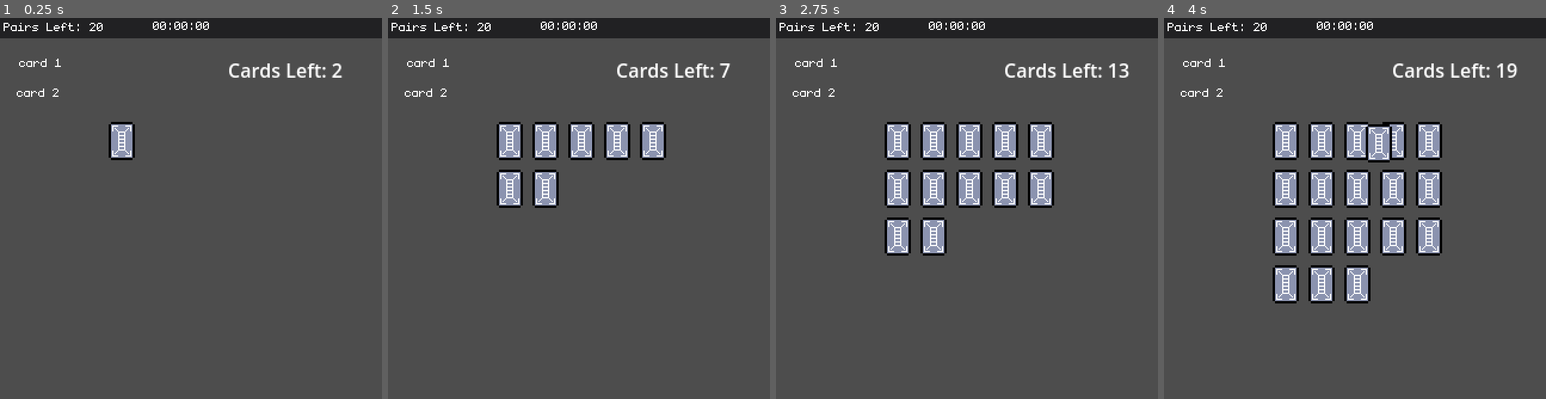
Above: before the commit, frames 1-4 (left to right).
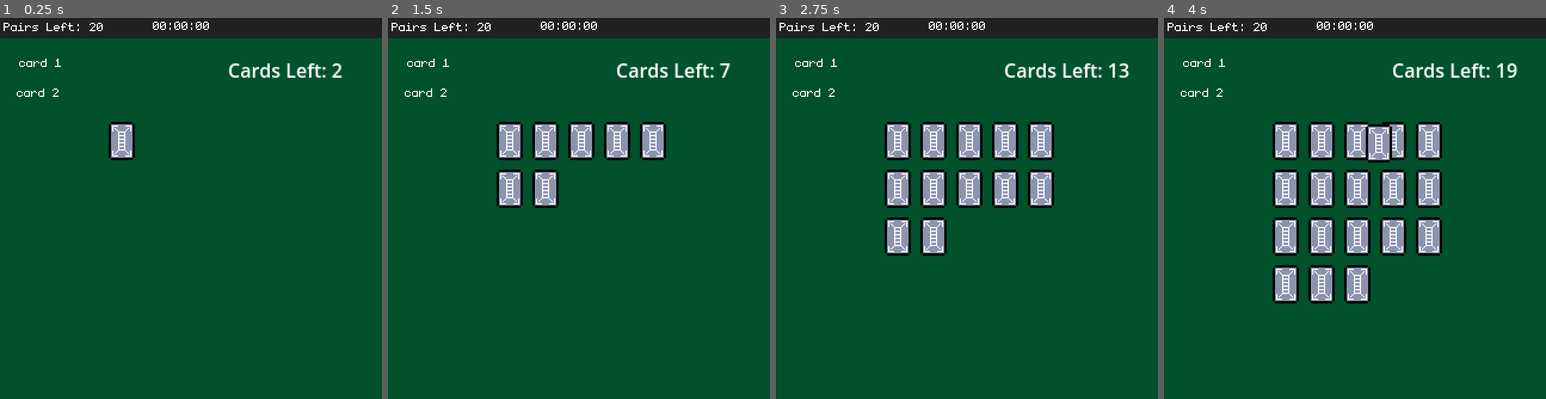
Above: after the commit, the same moments.

Repository: sugarvoid/card-sweeper
Game: Godot game, scene res://game/scene/game.tscn
The game is run twice, just before and just after one commit, with the same random seed, the same clock (stepped at 60 frames per second) and the same inputs. The project has no main scene, so this scene is started directly.
Inputs (mouse positions are in pixels of both pictures, inside the frame that each line leads up to):
- Up to frame 1 (0.25 s): no input
- Up to frame 2 (1.5 s): move the mouse to (510, 139) at 0.52 s; click (510, 139) at 0.67 s; move the mouse to (544, 139) at 1.27 s; click (544, 139) at 1.42 s
- Up to frame 3 (2.75 s): move the mouse to (970, 139) at 2.02 s; click (970, 139) at 2.17 s
- Up to frame 4 (4 s): move the mouse to (1393, 139) at 2.77 s; click (1393, 139) at 2.92 s; move the mouse to (1427, 139) at 3.52 s; click (1427, 139) at 3.67 s

The runs differ from the first frame. In frame 1, 94% of the frame differs, in the area x 0-100%, y 5-100%; in frame 2, 90%; in frame 3, 86%; in frame 4, 82%.

Commit message:
Matching cross removes skull. Add game over

Diff:
--- a/game/scene/game.tscn
+++ b/game/scene/game.tscn
@@ -7,6 +7,27 @@
 [ext_resource type="FontFile" uid="uid://be783p5tfjbfw" path="res://game/asset/monogram.ttf" id="3_8l6uw"]
 [ext_resource type="Texture2D" uid="uid://bmv6bnyn543rx" path="res://game/asset/background.png" id="4_7goxy"]
 
+[sub_resource type="Animation" id="Animation_mcs8q"]
+resource_name = "drop_gameover"
+length = 0.7
+tracks/0/type = "value"
+tracks/0/imported = false
+tracks/0/enabled = true
+tracks/0/path = NodePath("LblGameOver:position")
+tracks/0/interp = 1
+tracks/0/loop_wrap = true
+tracks/0/keys = {
+"times": PackedFloat32Array(0, 0.7),
+"transitions": PackedFloat32Array(1, 1),
+"update": 0,
+"values": [Vector2(51, -72), Vector2(51, 122)]
+}
+
+[sub_resource type="AnimationLibrary" id="AnimationLibrary_5eqx2"]
+_data = {
+"drop_gameover": SubResource("Animation_mcs8q")
+}
+
 [node name="Game" type="Node2D"]
 script = ExtResource("1_4rrcw")
 
@@ -68,8 +89,24 @@
 horizontal_alignment = 1
 vertical_alignment = 1
 
+[node name="LblGameOver" type="Label" parent="HUD"]
+offset_left = 51.0
+offset_top = -72.0
+offset_right = 267.0
+offset_bottom = -21.0
+pivot_offset = Vector2(108, 34)
+theme_override_fonts/font = ExtResource("3_8l6uw")
+theme_override_font_sizes/font_size = 64
+text = "Game Over"
+horizontal_alignment = 1
+
+[node name="AnimationPlayer" type="AnimationPlayer" parent="HUD"]
+libraries = {
+"": SubResource("AnimationLibrary_5eqx2")
+}
+
 [node name="BackGround" type="Sprite2D" parent="."]
-position = Vector2(-309, 184)
+position = Vector2(162, 160)
 scale = Vector2(21.875, 20.9375)
 texture = ExtResource("4_7goxy")
 
@@ -149,95 +186,77 @@
 
 [node name="Card0" parent="CardManager/Cards" instance=ExtResource("1_t8l60")]
 position = Vector2(267, 174)
-card_type = 1
 
 [node name="Card1" parent="CardManager/Cards" instance=ExtResource("1_t8l60")]
 position = Vector2(297, 174)
-card_type = 1
 
 [node name="Card2" parent="CardManager/Cards" instance=ExtResource("1_t8l60")]
 position = Vector2(327, 174)
-card_type = 1
 
 [node name="Card3" parent="CardManager/Cards" instance=ExtResource("1_t8l60")]
 position = Vector2(415, 170)
-card_type = 1
 
 [node name="Card4" parent="CardManager/Cards" instance=ExtResource("1_t8l60")]
 position = Vector2(478, 174)
-card_type = 1
 
 [node name="Card5" parent="CardManager/Cards" instance=ExtResource("1_t8l60")]
 position = Vector2(274, 210)
-card_type = 1
 
 [node name="Card6" parent="CardManager/Cards" instance=ExtResource("1_t8l60")]
 position = Vector2(322, 225)
-card_type = 1
 
 [node name="Card7" parent="CardManager/Cards" instance=ExtResource("1_t8l60")]
 position = Vector2(366, 221)
-card_type = 1
 
 [node name="Card8" parent="CardManager/Cards" instance=ExtResource("1_t8l60")]
 position = Vector2(406, 223)
-card_type = 1
 
 [node name="Card9" parent="CardManager/Cards" instance=ExtResource("1_t8l60")]
 position = Vector2(453, 224)
-card_type = 1
 
 [node name="Card10" parent="CardManager/Cards" instance=ExtResource("1_t8l60")]
 position = Vector2(294, 291)
-card_type = 1
 
 [node name="Card11" parent="CardManager/Cards" instance=ExtResource("1_t8l60")]
 position = Vector2(339, 288)
-card_type = 1
 
 [node name="Card12" parent="CardManager/Cards" instance=ExtResource("1_t8l60")]
 position = Vector2(381, 291)
-card_type = 1
 
 [node name="Card13" parent="CardManager/Cards" instance=ExtResource("1_t8l60")]
 position = Vector2(430, 292)
-card_type = 1
 
 [node name="Card14" parent="CardManager/Cards" instance=ExtResource("1_t8l60")]
 position = Vector2(465, 294)
-card_type = 1
 
 [node name="Card15" parent="CardManager/Cards" instance=ExtResource("1_t8l60")]
 position = Vector2(269, 347)
-card_type = 1
 
 [node name="Card16" parent="CardManager/Cards" instance=ExtResource("1_t8l60")]
 position = Vector2(321, 344)
-card_type = 1
 
 [node name="Card17" parent="CardManager/Cards" instance=ExtResource("1_t8l60")]
 position = Vector2(360, 342)
-card_type = 1
 
 [node name="Card18" parent="CardManager/Cards" instance=ExtResource("1_t8l60")]
 position = Vector2(405, 343)
-card_type = 1
 
 [node name="Card19" parent="CardManager/Cards" instance=ExtResource("1_t8l60")]
 position = Vector2(447, 343)
-card_type = 1
 
 [node name="TmrStartGame" type="Timer" parent="CardManager"]
 
 [node name="LblStart" type="Label" parent="CardManager"]
-offset_left = 119.0
-offset_top = 119.0
-offset_right = 267.0
-offset_bottom = 188.0
+offset_left = 88.0
+offset_top = 118.0
+offset_right = 236.0
+offset_bottom = 162.0
 scale = Vector2(1e-05, 1e-05)
 pivot_offset = Vector2(74, 34)
-theme_override_font_sizes/font_size = 50
+theme_override_fonts/font = ExtResource("3_8l6uw")
+theme_override_font_sizes/font_size = 64
 text = "START"
+horizontal_alignment = 1
 
 [connection signal="timeout" from="CardManager/TmrFlipDelay" to="CardManager" method="_on_tmr_flip_delay_timeout"]
 [connection signal="timeout" from="CardManager/TmrStartGame" to="CardManager" method="_on_tmr_start_game_timeout"]
--- a/game/script/card.gd
+++ b/game/script/card.gd
@@ -4,6 +4,7 @@
 signal was_clicked(c: Card)
 signal remove_me(c: Card)
 signal done_flipping(c: Card)
+
 
 enum CARD_TYPE {
 	A = 1,
@@ -14,30 +15,24 @@
 	CLAEN
 }
 
-@export var card_type: int
+const BACK_FRAME = 0
+
+var card_type: int
 var is_face_showing: bool = false
-
-const BACK_FRAME = 0
 var front_frame: int = 1
 var slot: int
 var board_position: Vector2
 var is_on_board: bool
 
-
-var positions: Array[Vector2] = [
-	Vector2()
-]
-
-
-# Called when the node enters the scene tree for the first time.
 func _ready():
-	setup(card_type)
-	pass # Replace with function body.
+	pass
+	#setup(card_type)
 
 func reset() -> void:
 	self.modulate.a = 225
+	self.is_face_showing = false
+	change_to_back()
 
-# Called every frame. 'delta' is the elapsed time since the previous frame.
 func _process(delta):
 	pass
 
@@ -87,7 +82,6 @@
 		#print(self.card_type)
 		emit_signal("was_clicked", self)
 
-
 func _on_animation_player_animation_finished(anim_name):
 	if anim_name == "fade_away":
 		emit_signal("remove_me", self)
--- a/game/script/card_manager.gd
+++ b/game/script/card_manager.gd
@@ -4,6 +4,7 @@
 signal on_card_amount_change(num: int)
 signal pair_made
 signal card_flipped_over(c:Card)
+signal on_gameover
 
 #var all_cards: Array[Card]
 var cards_clicked: int
@@ -19,15 +20,25 @@
 var can_click: bool = false
 
 var slots: Array[bool]
+var card_amounts: Dictionary = {
+	"1" : 0,
+	"2" : 0,
+	"3" : 0,
+	"4" : 0,
+	"5" : 0,
+	"6" : 0,
+}
 
 # Called when the node enters the scene tree for the first time.
 func _ready():
+
 	slots.resize(20)
 	$TmrStartGame.start(5)
 
 	new_game_shuffle()
 	for c: Card in $Cards.get_children():
 		add_card_to_graveyard(c)
+
 		var card_num: int = int(c.name.substr(4,2).strip_edges())
 		c.slot = card_num
 		c.set_board_position(get_board_pos(card_num))
@@ -35,19 +46,19 @@
 		c.connect("remove_me", add_card_to_graveyard)
 		c.connect("done_flipping", add_to_array)
 		emit_signal("on_card_amount_change", cards_on_board.size())
-	print('manager ready')
+
+	card_amounts = reset_dic()
 
 	for i in range(20):
 		add_a_card_to_borad()
 		await get_tree().create_timer(0.2).timeout
 
-
+	print(card_amounts)
 
 
 # Called every frame. 'delta' is the elapsed time since the previous frame.
 func _process(delta):
-
-	print(cards_clicked)
+	pass
 
 func _unhandled_input(event):
 	if event.is_action_pressed("ui_cancel"):
@@ -65,13 +76,14 @@
 		c.setup(randi_range(1,4))
 
 
+#FIXME: Not really working
 func _gen_card_type() -> int:
 	randomize()
 	var roll = randf()
 
 
 
-	print('rand')
+	print(roll)
 	if roll <= NORMAL_CHANCE:
 		print("normal")
 		return randi_range(1,4)
@@ -99,20 +111,29 @@
 func add_a_card_to_borad() -> void:
 	var next_up: Card = graveyard_card.pop_front()
 	cards_on_board.push_back(next_up)
+
 	next_up.setup(_gen_card_type())
+	card_amounts[str(next_up.card_type)] += 1
 	slots[next_up.slot] = true
 	next_up.slide_to_position()
 	next_up.is_on_board = true
 	emit_signal("on_card_amount_change", cards_on_board.size())
+	#update_card_list()
 
 func add_card_to_graveyard(c: Card) -> void:
 	c.reset()
 	slots[c.slot] = false
 	c.is_on_board = true
 	c.position = $Graveyard.position
+	card_amounts[str(c.card_type)] -= 1
 	graveyard_card.push_back(c)
 	cards_on_board.erase(c)
 	emit_signal("on_card_amount_change", cards_on_board.size())
+	if cards_on_board.size() == 12:
+		graveyard_card.shuffle()
+		for _x in graveyard_card.size():
+			add_a_card_to_borad()
+	#update_card_list()
 
 func put_cards_facedown() -> void:
 	cards_clicked = 0
@@ -151,22 +172,39 @@
 		print("they match")
 		can_click = false
 		emit_signal("pair_made")
-		#TODO: Remove cards from board
-		for card in faceup_cards:
-			card.fade_away()
+
 		if faceup_cards[0].card_type == 6:
 			pass
 			#TODO: Remove one skull card
+			for card in cards_on_board:
+				if card.card_type == Card.CARD_TYPE.BAD:
+					card.faceup()
+					await get_tree().create_timer(0.5).timeout
+					card.fade_away()
+					remove_match()
+					return
 		if faceup_cards[0].card_type == 5:
-			pass
+			#pass
+			emit_signal("on_gameover")
 			#TODO: Player matched skull
-		faceup_cards.clear()
+			return
+
+		#TODO: Remove cards from board
+		remove_match()
+		#for card in faceup_cards:
+			#card.fade_away()
+		#faceup_cards.clear()
 		emit_signal("card_flipped_over", faceup_cards)
 
 		await get_tree().create_timer(0.5).timeout
 		can_click = true
 	else:
 		$TmrFlipDelay.start()
+
+func remove_match() -> void:
+	for card in faceup_cards:
+		card.fade_away()
+	faceup_cards.clear()
 
 func remove_card(c: Card) -> void:
 	print(str("remove card: ", c.name))
@@ -182,3 +220,19 @@
 	tween.tween_property($LblStart, "modulate:a", 0, 1)
 	await tween.finished
 	can_click = true
+
+func update_card_list() -> void:
+	for card in cards_on_board:
+		card_amounts[str(card.card_type)] += 1
+
+func reset_dic() -> Dictionary:
+	var card_amounts: Dictionary = {
+	"1" : 0,
+	"2" : 0,
+	"3" : 0,
+	"4" : 0,
+	"5" : 0,
+	"6" : 0,
+	}
+
+	return card_amounts
--- a/game/script/game.gd
+++ b/game/script/game.gd
@@ -2,7 +2,6 @@
 
 @onready var HUD = $HUD
 @onready var card_mamager = $CardManager
-# Called when the node enters the scene tree for the first time.
 
 const NEEDED_PAIRS: int = 20
 var pairs_left: int
@@ -13,11 +12,11 @@
 	card_mamager.connect("on_card_amount_change", HUD.update_cards_left)
 	card_mamager.connect("pair_made", lower_pairs_left)
 	card_mamager.connect("card_flipped_over", HUD.update_card_labels)
+	card_mamager.connect("on_gameover", HUD.show_game_over)
 	HUD.update_cards_left(card_mamager.cards_on_board.size())
 	HUD.update_pair_label(pairs_left)
 
 
-# Called every frame. 'delta' is the elapsed time since the previous frame.
 func _process(delta):
 	pass
 
--- a/game/script/hud.gd
+++ b/game/script/hud.gd
@@ -1,13 +1,12 @@
 extends CanvasLayer
 
 @onready var lbl_cards_left = $LblCardsLeft
-# Called when the node enters the scene tree for the first time.
 @onready var lbl_pairs_left = $LblPairsLeft
+
+
 func _ready():
 	pass # Replace with function body.
 
-
-# Called every frame. 'delta' is the elapsed time since the previous frame.
 func _process(delta):
 	pass
 
@@ -25,3 +24,6 @@
 		$lblCard_1.text = str("Card 1: ", cards[0].name)
 	elif cards.size() == 2:
 		$lblCard_2.text = str("Card 2: ", cards[1].name)
+
+func show_game_over() -> void:
+	$AnimationPlayer.play("drop_gameover")
Not shown: 1 places in game/scene/game.tscn that only renumber resources
